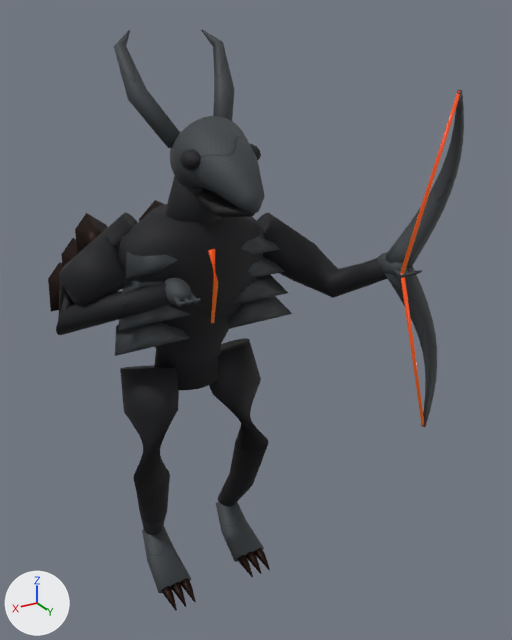
Before and after pictures for a commit that changed the glTF model assets/creatures/archer-thorn.glb.
The view is the same before and after, from a camera (50 mm lens) standing at (1.13, 2.36, 2.37) and looking at (-0.21, 0.13, 1.25). Arrows for +X, +Y and +Z are at lower left; the lights stay in place. The first picture is the older version. Where no turn or scale is listed for an object, it has been applied to the vertices.

The first picture shows 'archer_Skinned'.
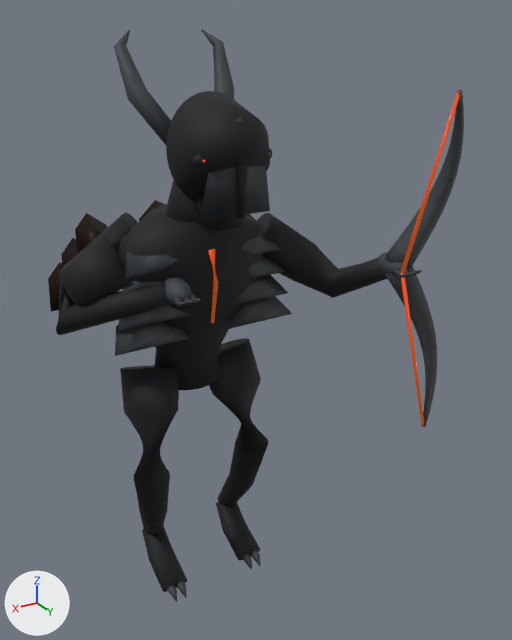
Where the change shows, as pixel boxes [x1, y1, x2, y2] in the pictures (512 x 640 px; the box of a moved part takes in the faces that stretch with it):
'archer_Skinned', reshaped: before [48, 29, 464, 611]; after [48, 29, 464, 602]
part 1 of me_continuous_waisted_thorax, added: after [236, 163, 248, 218]
part 2 of me_continuous_waisted_thorax, deleted: before [250, 144, 261, 160]
part 3 of me_continuous_waisted_thorax, deleted: before [180, 149, 201, 170]
part 4 of me_continuous_waisted_thorax, deleted: before [246, 551, 261, 574]
part 5 of me_continuous_waisted_thorax, deleted: before [171, 582, 186, 607]
part 6 of me_continuous_waisted_thorax, built on: before [170, 136, 265, 217]; after [166, 113, 273, 222]
part 7 of me_continuous_waisted_thorax, moved or reshaped: before [142, 502, 270, 610]; after [142, 502, 260, 601]
part 8 of me_continuous_waisted_thorax, recoloured (darker): before [142, 116, 264, 593]; after [142, 91, 266, 592]
part 9 of me_continuous_waisted_thorax, recoloured: before [162, 555, 270, 611]; after [171, 553, 261, 602]

What changed in the scene script:
```text
Change me_continuous_waisted_thorax:
    used by ob_archer_skinned; location = (0.0, 0.0, 0.0)
    remove me_continuous_waisted_thorax.from_pydata(...)  # 3160 vertices, 5916 faces; spans x -0.8..0.53, y -0.37..0.62, z 0.02..2.32
    add me_continuous_waisted_thorax.from_pydata(...)  # 3110 vertices, 5816 faces; spans x -0.8..0.53, y -0.37..0.62, z 0.02..2.32
    me_continuous_waisted_thorax part 1: a new loose piece of 36 vertices spanning x -0.02..0.02, y 0.36..0.4, z 1.76..2.04, in mat_obsidian_lacquer
    me_continuous_waisted_thorax part 2: the loose piece of 162 vertices spanning x -0.15..-0.07, y 0.2..0.3, z 1.9..1.97 is deleted
    me_continuous_waisted_thorax part 3: the loose piece of 162 vertices spanning x 0.06..0.14, y 0.2..0.3, z 1.9..1.97 is deleted
    me_continuous_waisted_thorax part 4: the loose piece of 30 vertices spanning x -0.21..-0.16, y 0.07..0.21, z 0.02..0.09 is deleted
    me_continuous_waisted_thorax part 5: the loose piece of 30 vertices spanning x 0.17..0.22, y 0.07..0.21, z 0.02..0.09 is deleted
    me_continuous_waisted_thorax part 6: 86 vertices moved from x -0.14..0.14, y 0.04..0.48, z 1.79..2.06 to x -0.17..0.17, y 0.04..0.43, z 1.76..2.14; 118 vertices removed from x -0.14..0.14, y 0.15..0.49, z 1.74..1.99; 362 vertices added at x -0.17..0.17, y 0.18..0.44, z 1.75..2.08
    me_continuous_waisted_thorax part 7: 152 vertices moved from x -0.27..0.27, y -0.06..0.21, z 0.02..0.14 to x -0.25..0.25, y -0.06..0.16, z 0.02..0.14; 24 vertices removed from x -0.26..0.26, y 0.07..0.14, z 0.05..0.09; 24 vertices added at x -0.23..0.23, y 0.07..0.14, z 0.05..0.09
    me_continuous_waisted_thorax part 8: 396 faces spanning x -0.25..0.25, y -0.17..0.43, z 0.03..2.14 switch from mat_porcelain_bone to mat_obsidian_lacquer
    me_continuous_waisted_thorax part 9: 104 faces spanning x -0.23..0.23, y 0.07..0.16, z 0.02..0.08 switch from mat_oxidised_bronze to mat_porcelain_bone
    other edits to the shape of me_continuous_waisted_thorax do not show in these pictures
```
